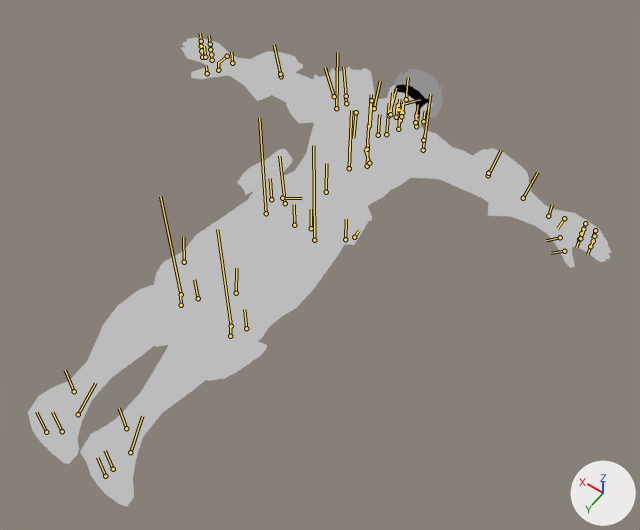
The glTF model public/game/cinematics/engine/shared/actors/mob-1601bcd0.glb as it was, and as the next commit left it.
One viewpoint serves both versions: a camera (50 mm lens) standing at (-1.148, 0.487, 2.203) and looking at (-0.108, -0.969, -0.084). The axes (+X, +Y, +Z) are drawn at lower right. The lights are the same throughout. The picture after the commit comes second. The bones that change, and the others that lie on the model, are drawn over the model as lines.

The first picture shows 'attach:Slot_Elbow_L', 'attach:Slot_Elbow_R', 'attach:Slot_Hip_BL', 'attach:Slot_Hip_BR', 'attach:Slot_Knee_L', 'attach:Slot_Knee_R', 'attach:Slot_Shoulder_L', 'ie1-starpom_mesh'.
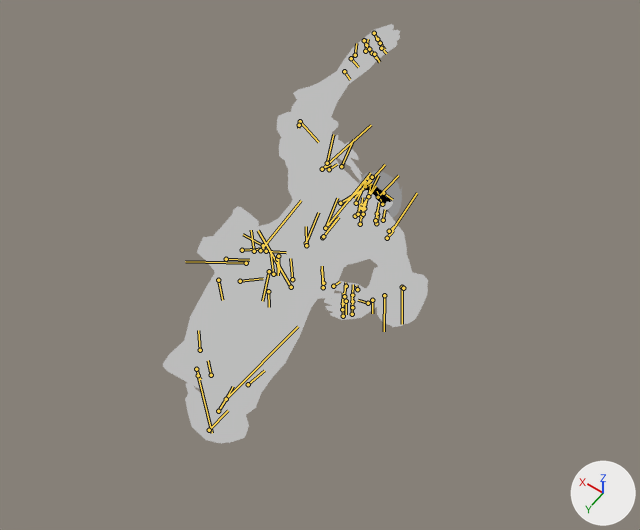
The newer file adds an action. The first version stands in its rest pose; the second is drawn at frame 6 of the action 'Run'.

Changed parts and their boxes (x1, y1, x2, y2) in the pictures (640 x 530 px):
'ie1-starpom_mesh', posed (61% narrower, 17% shorter): before (28, 37, 611, 507); after (183, 24, 412, 414)
'attach:Slot_Elbow_R', posed: before (466, 148, 532, 199); after (377, 271, 428, 327)
'attach:Slot_Hip_BR', posed: before (327, 187, 372, 246); after (302, 239, 347, 299)
'attach:Slot_Knee_R', posed: before (202, 317, 267, 381); after (185, 381, 249, 444)
'attach:Slot_Shoulder_L', posed: before (286, 66, 375, 124); after (279, 135, 362, 199)
'attach:Slot_Elbow_L', posed: before (245, 51, 303, 91); after (277, 112, 338, 147)
'attach:Slot_Knee_L', posed: before (154, 310, 206, 347); after (163, 341, 214, 390)
'attach:Slot_Hip_BL', posed: before (237, 149, 293, 195); after (214, 207, 259, 238)
bone 'ie1-starpom/Spine1', root to tip: before (326, 192) to (326, 163); after (306, 243) to (318, 212)
bone 'ie1-starpom/Spine2', root to tip: before (349, 168) to (350, 146); after (325, 228) to (343, 206)
bone 'ie1-starpom/RightShoulder', root to tip: before (386, 134) to (389, 103); after (355, 216) to (376, 186)
bone 'ie1-starpom/RightArm', root to tip: before (423, 150) to (430, 94); after (387, 238) to (417, 193)
bone 'ie1-starpom/RightForeArm', root to tip: before (488, 175) to (501, 150); after (402, 287) to (402, 324)
bone 'ie1-starpom/Elbow_R', root to tip: before (488, 175) to (489, 173); after (402, 287) to (403, 288)
bone 'ie1-starpom/RightHand', root to tip: before (548, 216) to (552, 205); after (372, 300) to (372, 313)
bone 'ie1-starpom/Finger3_2_R', root to tip: before (593, 241) to (589, 249); after (343, 303) to (343, 293)
bone 'ie1-starpom/Finger2_2_R', root to tip: before (590, 246) to (587, 254); after (344, 296) to (345, 286)
bone 'ie1-starpom/Finger5_2_R', root to tip: before (595, 230) to (592, 238); after (343, 316) to (342, 306)
bone 'ie1-starpom/Finger4_2_R', root to tip: before (594, 236) to (591, 244); after (342, 309) to (342, 299)
bone 'ie1-starpom/LeftShoulder', root to tip: before (369, 126) to (371, 94); after (340, 203) to (372, 183)
bone 'ie1-starpom/LeftArm', root to tip: before (336, 108) to (337, 52); after (322, 169) to (371, 125)
bone 'ie1-starpom/LeftForeArm', root to tip: before (281, 76) to (274, 44); after (300, 121) to (318, 142)
bone 'ie1-starpom/Elbow_L', root to tip: before (281, 76) to (280, 73); after (300, 121) to (299, 125)
bone 'ie1-starpom/LeftHand', root to tip: before (232, 63) to (231, 52); after (344, 71) to (350, 79)
bone 'ie1-starpom/Finger2_2_L', root to tip: before (202, 57) to (201, 48); after (374, 33) to (378, 40)
bone 'ie1-starpom/Finger5_1_L', root to tip: before (210, 44) to (209, 35); after (372, 53) to (376, 58)
bone 'ie1-starpom/ShoulderPad_L', root to tip: before (336, 108) to (336, 100); after (322, 169) to (331, 164)
bone 'ie1-starpom/Neck', root to tip: before (390, 114) to (392, 92); after (356, 203) to (366, 181)
bone 'ie1-starpom/Head', root to tip: before (406, 99) to (407, 88); after (368, 196) to (370, 185)
bone 'ie1-starpom/Hips', root to tip: before (294, 225) to (294, 204); after (273, 274) to (270, 252)
bone 'ie1-starpom/Slot_Hip_BR', root to tip: before (345, 239) to (346, 219); after (323, 283) to (321, 269)
bone 'ie1-starpom/Slot_Hip_BL', root to tip: before (271, 199) to (270, 178); after (263, 245) to (243, 234)
bone 'ie1-starpom/RightUpLeg', root to tip: before (314, 240) to (313, 145); after (291, 287) to (258, 230)
bone 'ie1-starpom/RightLeg', root to tip: before (231, 326) to (217, 229); after (226, 399) to (298, 326)
bone 'ie1-starpom/Knee_R', root to tip: before (231, 326) to (230, 317); after (226, 399) to (233, 386)
bone 'ie1-starpom/RightFoot', root to tip: before (126, 428) to (119, 408); after (240, 281) to (263, 278)
bone 'ie1-starpom/LeftUpLeg', root to tip: before (266, 213) to (259, 118); after (246, 263) to (185, 261)
bone 'ie1-starpom/LeftLeg', root to tip: before (181, 294) to (160, 196); after (198, 375) to (212, 433)
bone 'ie1-starpom/Knee_L', root to tip: before (181, 294) to (179, 286); after (198, 375) to (201, 379)
bone 'ie1-starpom/LeftFoot', root to tip: before (74, 391) to (65, 370); after (268, 291) to (269, 307)

What the commit changed:
Bone 'ie1-starpom/Spine1' (bone_ie1_starpom_spine1) moves from (0.0, 0.0, 0.0) to (0.005, -0.162, -0.109).
Bone 'ie1-starpom/Spine1' (bone_ie1_starpom_spine1) turns from (0, 0, 0) to (21, 1, 8) degrees about its own x, y and z.
Bone 'ie1-starpom/Spine2' (bone_ie1_starpom_spine2) turns from (0, 0, 0) to (15, 1, 13) degrees about its own x, y and z.
Bone 'ie1-starpom/RightShoulder' (bone_ie1_starpom_rightshoulder) turns from (0, 0, 0) to (-5, 5, -4) degrees about its own x, y and z.
Bone 'ie1-starpom/RightArm' (bone_ie1_starpom_rightarm) turns from (0, 0, 0) to (-27, -52, 19) degrees about its own x, y and z.
Bone 'ie1-starpom/RightForeArm' (bone_ie1_starpom_rightforearm) turns from (0, 0, 0) to (0, 0, -103) degrees about its own x, y and z.
Bone 'ie1-starpom/Elbow_R' (bone_ie1_starpom_elbow_r) turns from (0, 0, 0) to (0, 0, 52) degrees about its own x, y and z.
Bone 'ie1-starpom/RightHand' (bone_ie1_starpom_righthand) turns from (0, 0, 0) to (-1, -20, 8) degrees about its own x, y and z.
Bone 'ie1-starpom/Finger3_2_R' (bone_ie1_starpom_finger3_2_r) turns from (0, 0, 0) to (0, 41, 0) degrees about its own x, y and z.
Bone 'ie1-starpom/Finger2_2_R' (bone_ie1_starpom_finger2_2_r) turns from (0, 0, 0) to (0, 39, 0) degrees about its own x, y and z.
Bone 'ie1-starpom/Finger5_2_R' (bone_ie1_starpom_finger5_2_r) turns from (0, 0, 0) to (0, 43, 0) degrees about its own x, y and z.
Bone 'ie1-starpom/Finger4_2_R' (bone_ie1_starpom_finger4_2_r) turns from (0, 0, 0) to (0, 42, 0) degrees about its own x, y and z.
Bone 'ie1-starpom/LeftShoulder' (bone_ie1_starpom_leftshoulder) turns from (0, 0, 0) to (0, -5, 18) degrees about its own x, y and z.
Bone 'ie1-starpom/LeftArm' (bone_ie1_starpom_leftarm) turns from (0, 0, 0) to (45, 48, 21) degrees about its own x, y and z.
Bone 'ie1-starpom/LeftForeArm' (bone_ie1_starpom_leftforearm) turns from (0, 0, 0) to (0, 0, 93) degrees about its own x, y and z.
Bone 'ie1-starpom/Elbow_L' (bone_ie1_starpom_elbow_l) turns from (0, 0, 0) to (0, 0, 44) degrees about its own x, y and z.
Bone 'ie1-starpom/LeftHand' (bone_ie1_starpom_lefthand) turns from (0, 0, 0) to (7, 12, -9) degrees about its own x, y and z.
Bone 'ie1-starpom/Finger2_2_L' (bone_ie1_starpom_finger2_2_l) turns from (0, 0, 0) to (0, -4, 0) degrees about its own x, y and z.
Bone 'ie1-starpom/Finger5_1_L' (bone_ie1_starpom_finger5_1_l) turns from (0, 0, 0) to (0, 8, -5) degrees about its own x, y and z.
Bone 'ie1-starpom/ShoulderPad_L' (bone_ie1_starpom_shoulderpad_l) turns from (0, 0, 0) to (0, 17, 4) degrees about its own x, y and z.
Bone 'ie1-starpom/Neck' (bone_ie1_starpom_neck) turns from (0, 0, 0) to (-10, -8, -11) degrees about its own x, y and z.
Bone 'ie1-starpom/Head' (bone_ie1_starpom_head) turns from (0, 0, 0) to (-13, -2, -8) degrees about its own x, y and z.
Bone 'ie1-starpom/Hips' (bone_ie1_starpom_hips) moves from (0.0, 0.0, 0.0) to (0.011, -0.151, -0.108).
Bone 'ie1-starpom/Hips' (bone_ie1_starpom_hips) turns from (0, 0, 0) to (4, -2, -6) degrees about its own x, y and z.
Bone 'ie1-starpom/Slot_Hip_BR' (bone_ie1_starpom_slot_hip_br) moves from (0.0, 0.0, 0.0) to (0.009, 0.003, 0.014).
Bone 'ie1-starpom/Slot_Hip_BR' (bone_ie1_starpom_slot_hip_br) turns from (0, 0, 0) to (-16, 7, 8) degrees about its own x, y and z.
Bone 'ie1-starpom/Slot_Hip_BL' (bone_ie1_starpom_slot_hip_bl) moves from (0.0, 0.0, 0.0) to (-0.017, 0.012, 0.03).
Bone 'ie1-starpom/Slot_Hip_BL' (bone_ie1_starpom_slot_hip_bl) turns from (0, 0, 0) to (-34, -11, -15) degrees about its own x, y and z.
Bone 'ie1-starpom/RightUpLeg' (bone_ie1_starpom_rightupleg) turns from (0, 0, 0) to (-21, 7, 3) degrees about its own x, y and z.
Bone 'ie1-starpom/RightLeg' (bone_ie1_starpom_rightleg) turns from (0, 0, 0) to (124, 0, 0) degrees about its own x, y and z.
Bone 'ie1-starpom/Knee_R' (bone_ie1_starpom_knee_r) turns from (0, 0, 0) to (-37, 0, 0) degrees about its own x, y and z.
Bone 'ie1-starpom/RightFoot' (bone_ie1_starpom_rightfoot) turns from (0, 0, 0) to (23, 4, 12) degrees about its own x, y and z.
Bone 'ie1-starpom/LeftUpLeg' (bone_ie1_starpom_leftupleg) turns from (0, 0, 0) to (-45, 6, 6) degrees about its own x, y and z.
Bone 'ie1-starpom/LeftLeg' (bone_ie1_starpom_leftleg) turns from (0, 0, 0) to (-140, 0, 0) degrees about its own x, y and z.
Bone 'ie1-starpom/Knee_L' (bone_ie1_starpom_knee_l) turns from (0, 0, 0) to (-12, 0, 0) degrees about its own x, y and z.
Bone 'ie1-starpom/LeftFoot' (bone_ie1_starpom_leftfoot) turns from (0, 0, 0) to (-2, -6, -3) degrees about its own x, y and z.
